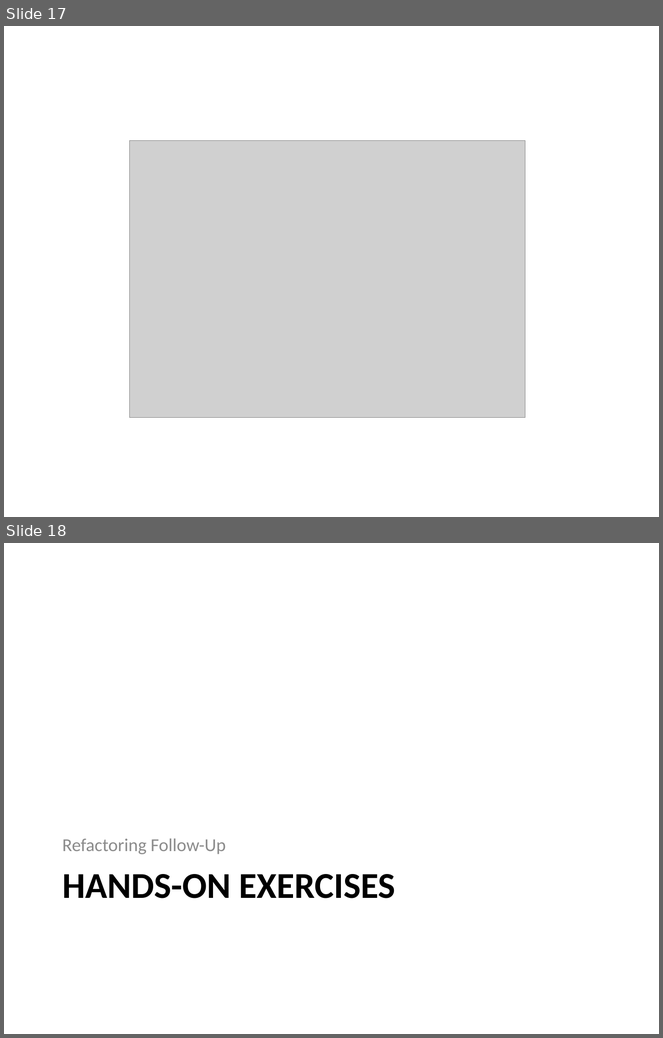
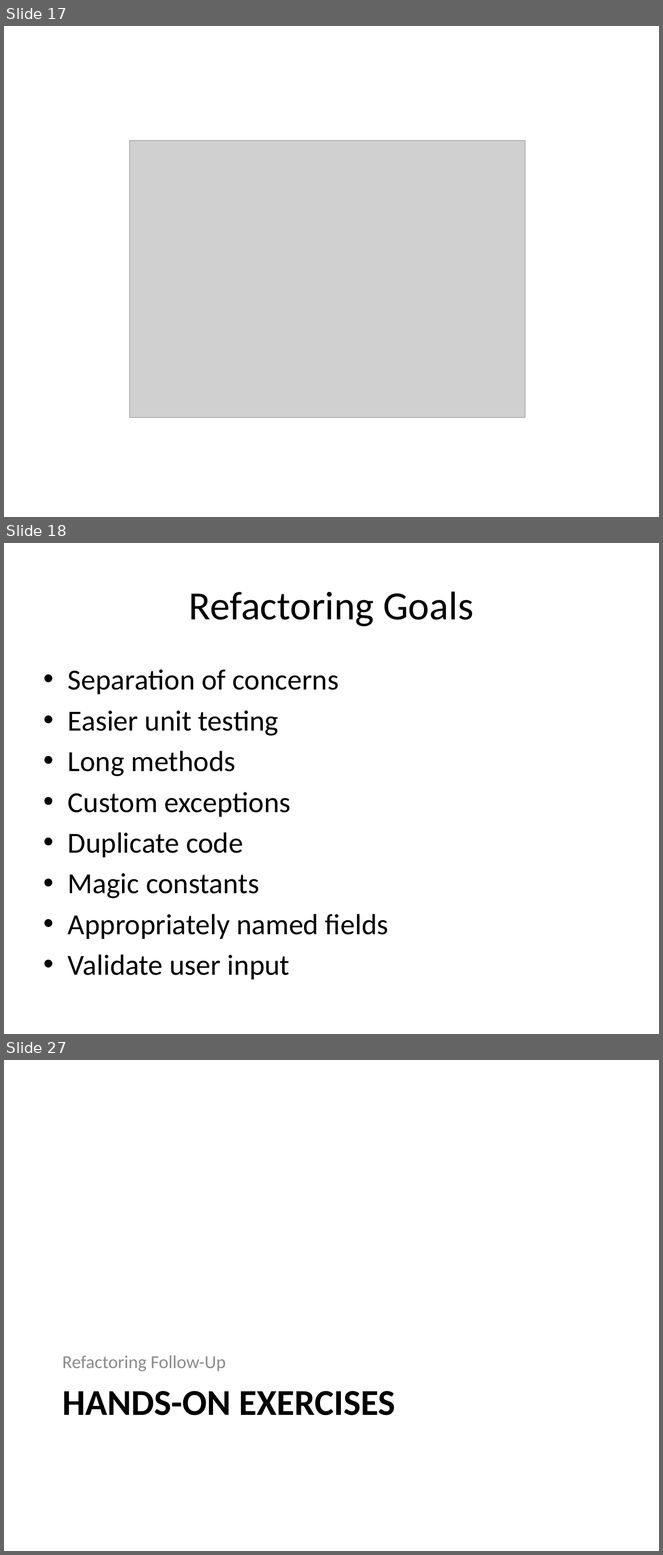
Before and after one commit to bkraitberg/refactoring-training-2.0, a slide deck: Docs/Refactoring-2.0.pptx. Shown one above the other, each under a label of ours: slides 17 and 18 before the commit, slides 17, 18 and 27 after it; the slides between them are not shown. The pictures are 663x1038 and 663x1555 pixels, drawn with LibreOffice and Linux fonts; fonts in the diff are those of the drawing; grey boxes stand for pictures. Boxes give left, top, right and bottom in pixels: in the first picture for what was removed or moved away, otherwise in the second. Text is boxed around its words. In the diff, an @@ line names an element or a change of style, - is before the commit and + after.

```diff
--- a/Docs/Refactoring-2.0.pptx
+++ b/Docs/Refactoring-2.0.pptx
@@ slide 18 added at box(4, 543, 659, 1034), background #FFFFFF @@
@@ title added at box(189, 591, 474, 627), 44 pt, text #000000 @@
+Refactoring Goals
@@ text added at box(68, 669, 389, 980), 32 pt, text #000000 @@
+• Separation of concerns
+• Easier unit testing
+• Long methods
+• Custom exceptions
+• Duplicate code
+• Magic constants
+• Appropriately named fields
+• Validate user input
@@ what was slide 18 is now slide 27 @@
```
Also in this commit, not shown: 1 slide changed, 8 other slides added.
